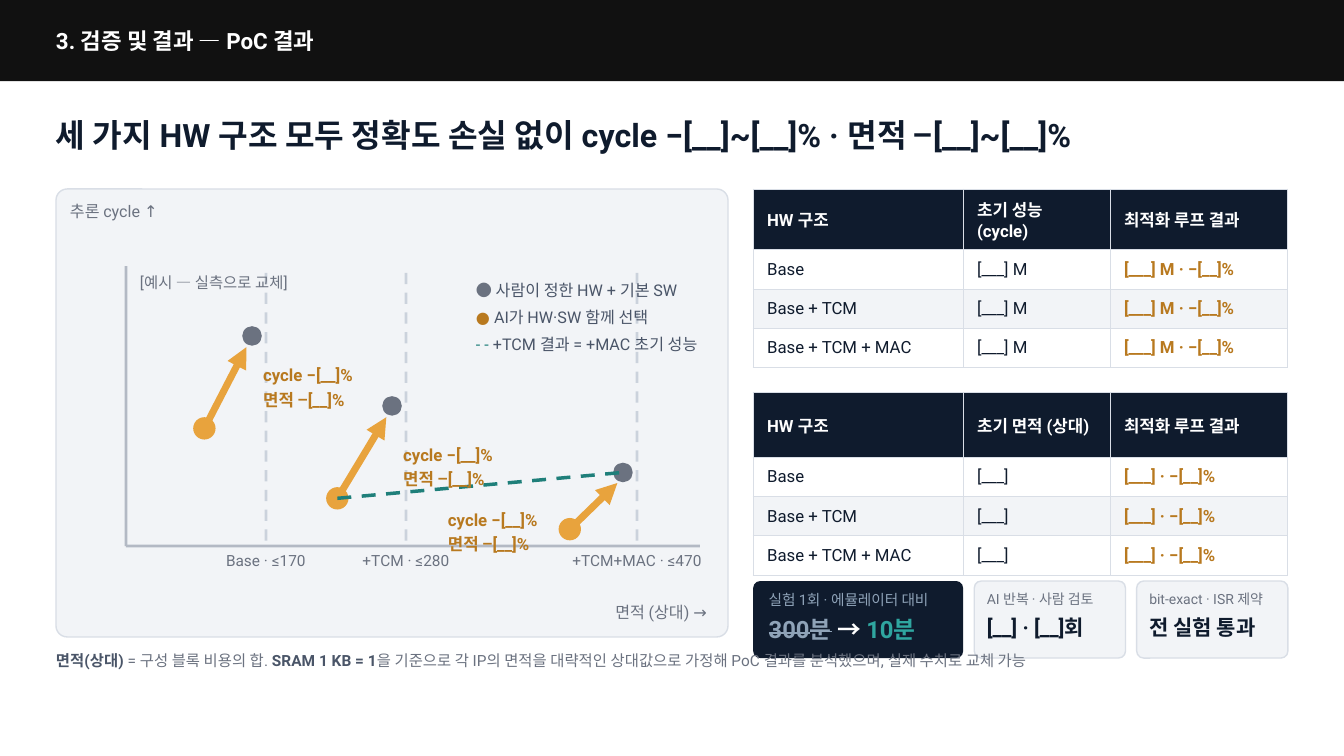
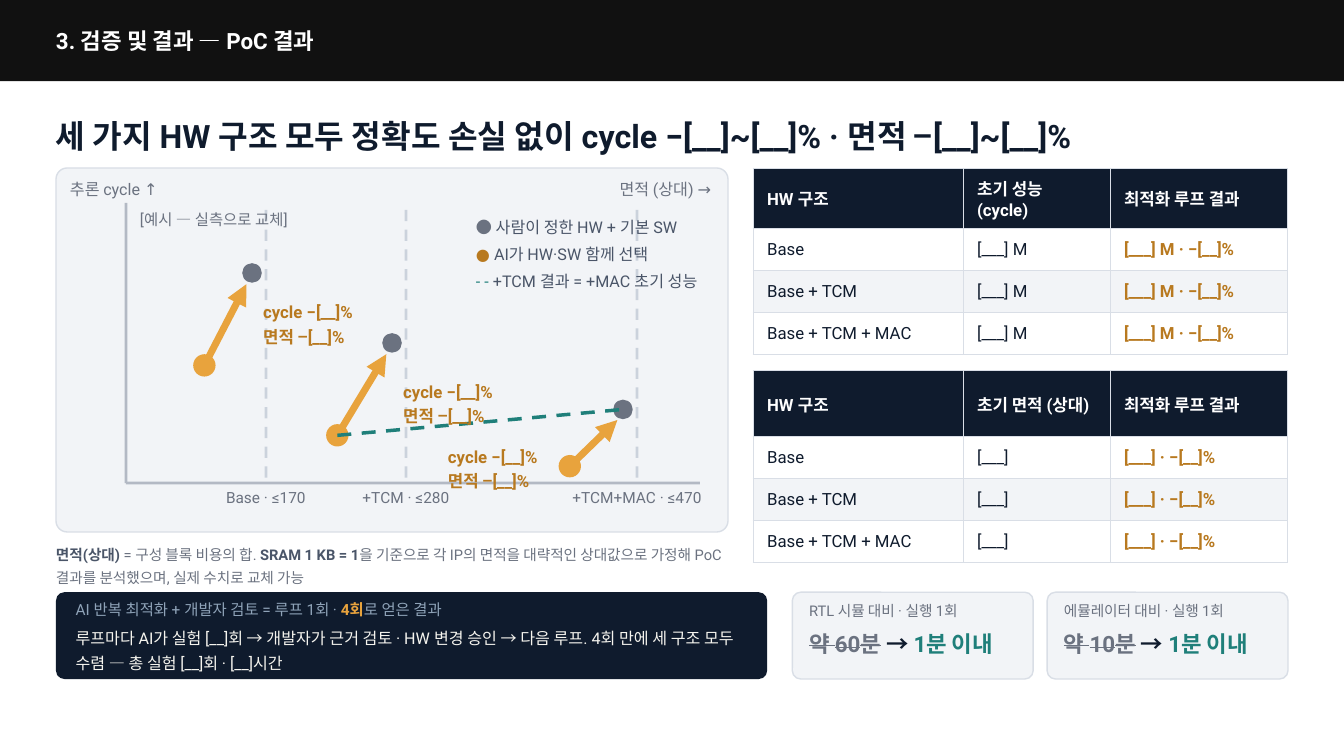
Before and after one commit to tdjung/co_opt_example, a slide deck: slide 10 of docs/presentation/deck_current_fonts.pptx. Drawn at 1344x756 pixels with LibreOffice and Linux fonts; fonts in the diff are those of the drawing. Boxes give left, top, right and bottom in pixels: in the first picture for what was removed or moved away, otherwise in the second. Text is boxed around its words. In the diff, an @@ line names an element or a change of style, - is before the commit and + after.

```diff
--- a/docs/presentation/deck_current_fonts.pptx
+++ b/docs/presentation/deck_current_fonts.pptx
@@ rounded rectangle resized from (x1=56, y1=190, x2=729, y2=637) to (x1=56, y1=168, x2=729, y2=532) @@
@@ text "추론 cycle ↑" moved from (x1=70, y1=204, x2=140, y2=221) to (x1=70, y1=182, x2=140, y2=199) @@
@@ text "면적 (상대) →" moved from (x1=615, y1=604, x2=690, y2=622) to (x1=620, y1=181, x2=694, y2=199) @@
@@ table resized from (x1=753, y1=190, x2=1288, y2=357) to (x1=753, y1=168, x2=1288, y2=343) @@
@@ ellipse moved from (x1=382, y1=396, x2=401, y2=415) to (x1=382, y1=334, x2=401, y2=353) @@
@@ table resized from (x1=753, y1=392, x2=1288, y2=565) to (x1=753, y1=371, x2=1288, y2=551) @@
@@ text "cycle −[__]%" moved from (x1=448, y1=513, x2=487, y2=552) to (x1=448, y1=450, x2=487, y2=489) @@
@@ 7 texts, 6 lines, 5 ellipses, 3 arrows moved together from (x1=126, y1=266, x2=702, y2=566) to (x1=126, y1=203, x2=702, y2=503) @@
@@ text "면적(상대) = 구성 블록 비용의 ..." moved from (x1=56, y1=650, x2=1026, y2=670) to (x1=56, y1=547, x2=722, y2=585) @@
@@ text "면적(상대) = 구성 블록 비용의 ..." at (x1=56, y1=547, x2=722, y2=585): size 11 to 10.5 pt; line spacing 1 to 1.3 @@
@@ rounded rectangle added at (x1=56, y1=593, x2=767, y2=680), fill #0F1B2D @@
@@ rounded rectangle removed at (x1=753, y1=581, x2=963, y2=657) @@
@@ proportions changed in 3 elements at (x1=56, y1=168, x2=729, y2=532), (x1=1048, y1=593, x2=1289, y2=680), (x1=792, y1=593, x2=1033, y2=680) @@
@@ rounded rectangle resized from (x1=975, y1=581, x2=1126, y2=657) to (x1=792, y1=593, x2=1033, y2=680) @@
@@ text removed at (x1=987, y1=592, x2=1094, y2=605) @@
-AI 반복 · 사람 검토
@@ rounded rectangle resized from (x1=1137, y1=581, x2=1289, y2=657) to (x1=1048, y1=593, x2=1289, y2=680) @@
@@ text removed at (x1=1149, y1=592, x2=1263, y2=605) @@
-bit-exact · ISR 제약
@@ text added at (x1=76, y1=602, x2=441, y2=617), 11 pt, text #8FA3B8 @@
+AI 반복 최적화 + 개발자 검토 = 루프 1회 · 4회로 얻은 결과
@@ text removed at (x1=769, y1=619, x2=915, y2=640) @@
-300분 → 10분
@@ text at (x1=809, y1=604, x2=958, y2=617): text changed; text colour #8FA3B8 to #6B7280 @@
-실험 1회 · 에뮬레이터 대비
+RTL 시뮬 대비 · 실행 1회
@@ text removed at (x1=1034, y1=617, x2=1084, y2=639) @@
-[__] · [__]회
@@ text at (x1=1064, y1=604, x2=1224, y2=617): text changed; size 15 to 10.5 pt; text colour #0F1B2D to #6B7280; bold off @@
-전 실험 통과
+에뮬레이터 대비 · 실행 1회
@@ text added at (x1=76, y1=630, x2=734, y2=672), 11.5 pt, text #F5F4EE @@
+루프마다 AI가 실험 [__]회 → 개발자가 근거 검토 · HW 변경 승인 → 다음 루프. 4회 만에 세 구조 모두 수렴 — 총 실험 [__]회 · [__]시간
@@ text added at (x1=809, y1=633, x2=993, y2=654), 16 pt, text #6B7280, bold @@
+약 60분 → 1분 이내
@@ text added at (x1=1064, y1=633, x2=1248, y2=654), 16 pt, text #6B7280, bold @@
+약 10분 → 1분 이내
```
Also in this commit, not shown: 1 other slide changed, 6 other files.
